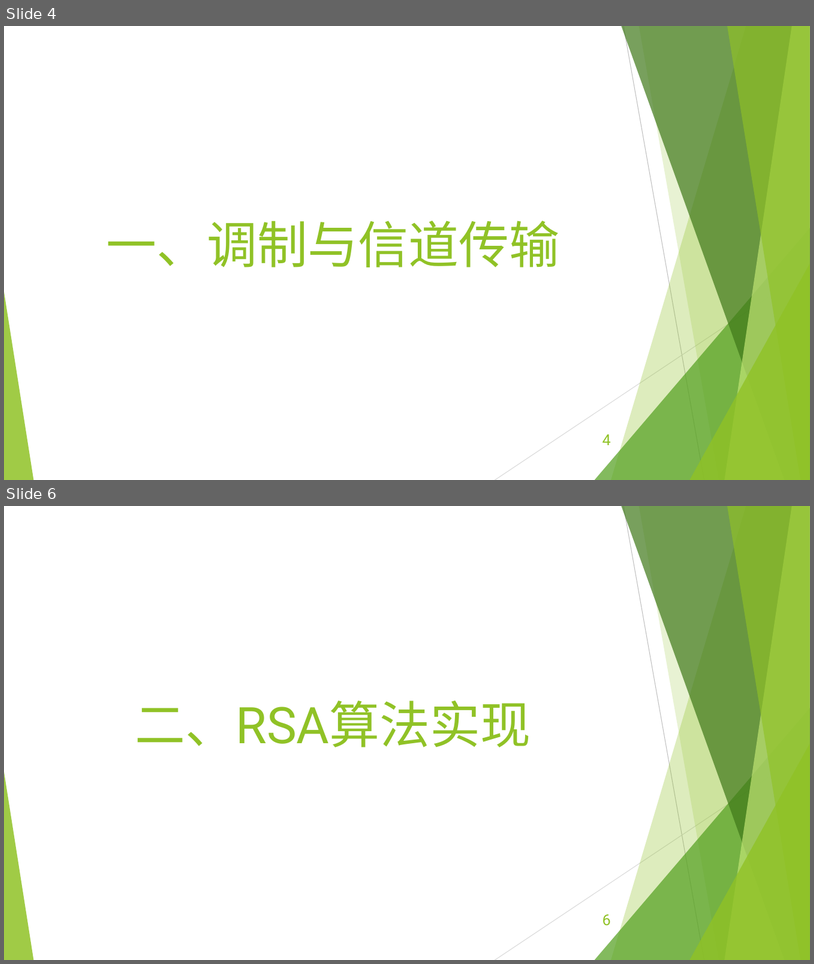
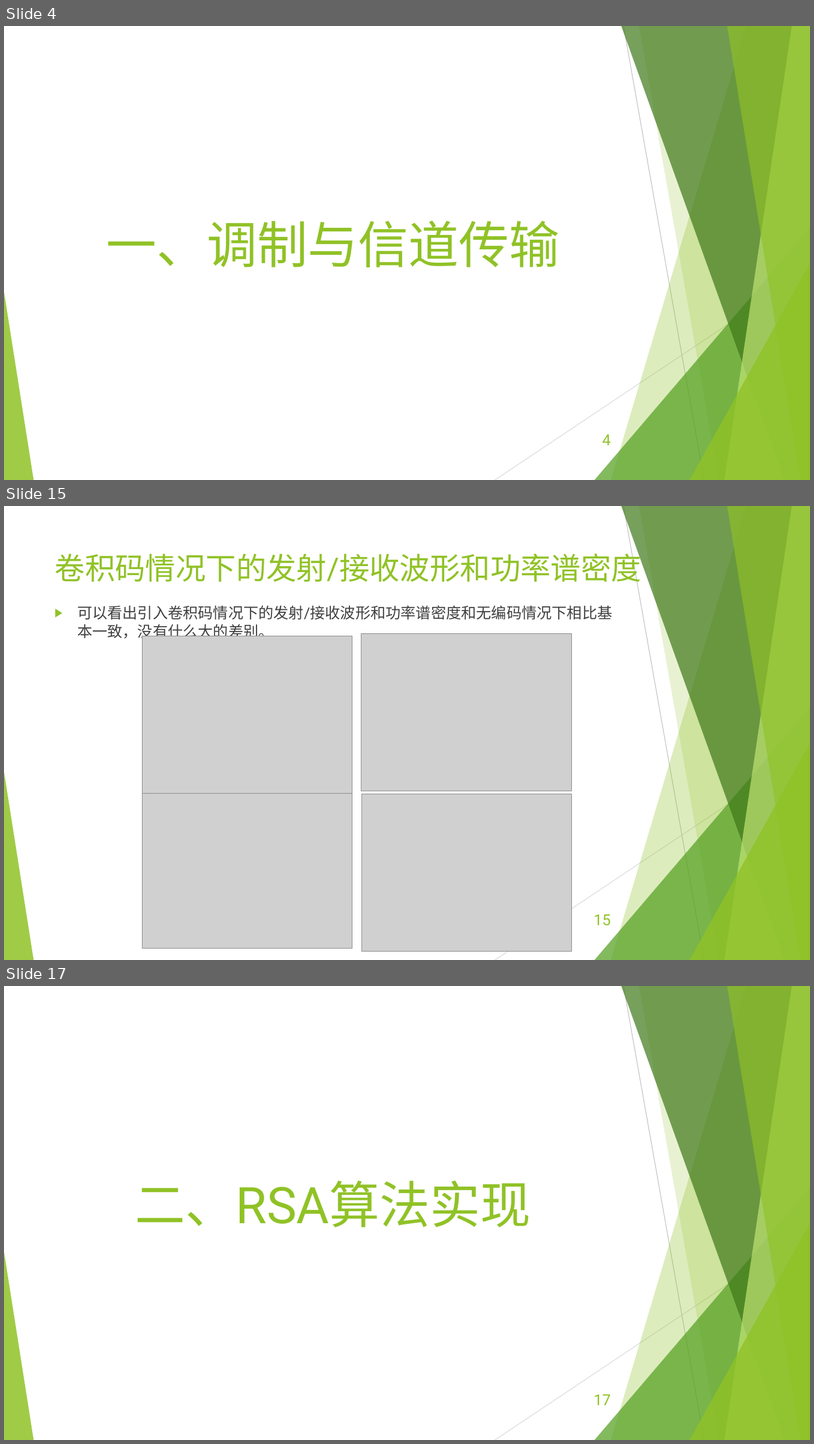
Before and after one commit to EECodingPresentation/project2, a slide deck: 展示报告.pptx. Shown one above the other, each under a label of ours: slides 4 and 6 before the commit, slides 4, 15 and 17 after it; the slides between them are not shown. The pictures are 814x964 and 814x1444 pixels, drawn with LibreOffice and Linux fonts; fonts in the diff are those of the drawing; grey boxes stand for pictures. Boxes give left, top, right and bottom in pixels: in the first picture for what was removed or moved away, otherwise in the second. Text is boxed around its words. In the diff, an @@ line names an element or a change of style, - is before the commit and + after.

```diff
--- a/展示报告.pptx
+++ b/展示报告.pptx
@@ slide 15 added at (x1=4, y1=506, x2=810, y2=960), background #FFFFFF; not listed: 10 template elements that a slide beside it also shows @@
@@ title added at (x1=55, y1=549, x2=642, y2=587), 36 pt, text #90C226 @@
+卷积码情况下的发射/接收波形和功率谱密度
@@ text added at (x1=77, y1=605, x2=612, y2=640), 18 pt, text #404040 @@
+▶ 可以看出引入卷积码情况下的发射/接收波形和功率谱密度和无编码情况下相比基本一致，没有什么大的差别。
@@ picture added at (x1=142, y1=636, x2=352, y2=793) @@
@@ picture added at (x1=362, y1=634, x2=572, y2=791) @@
@@ picture added at (x1=142, y1=791, x2=353, y2=948) @@
@@ picture added at (x1=362, y1=793, x2=572, y2=951) @@
@@ page number added at (x1=594, y1=914, x2=611, y2=925), 18 pt, text #90C226 @@
+15
@@ what was slide 6 is now slide 17 @@
@@ page number at (x1=594, y1=1394, x2=611, y2=1405): text changed @@
-6
+17
```
Also in this commit, not shown: 11 other slides added, 1 slide removed, 2 other files.
